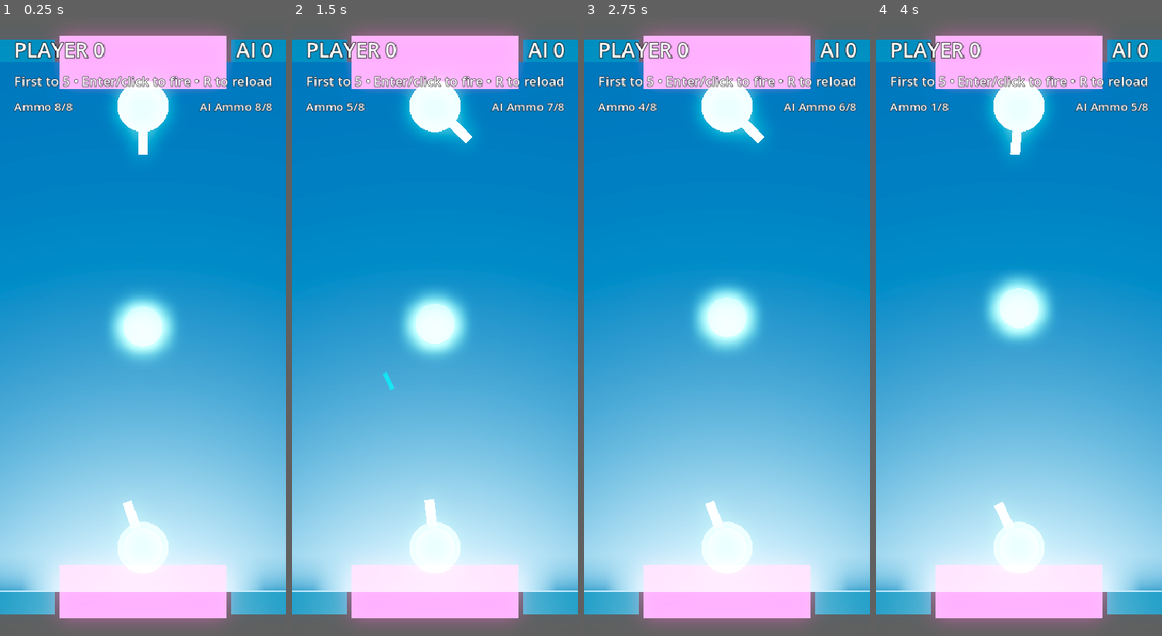
Above: before the commit, frames 1-4 (left to right).
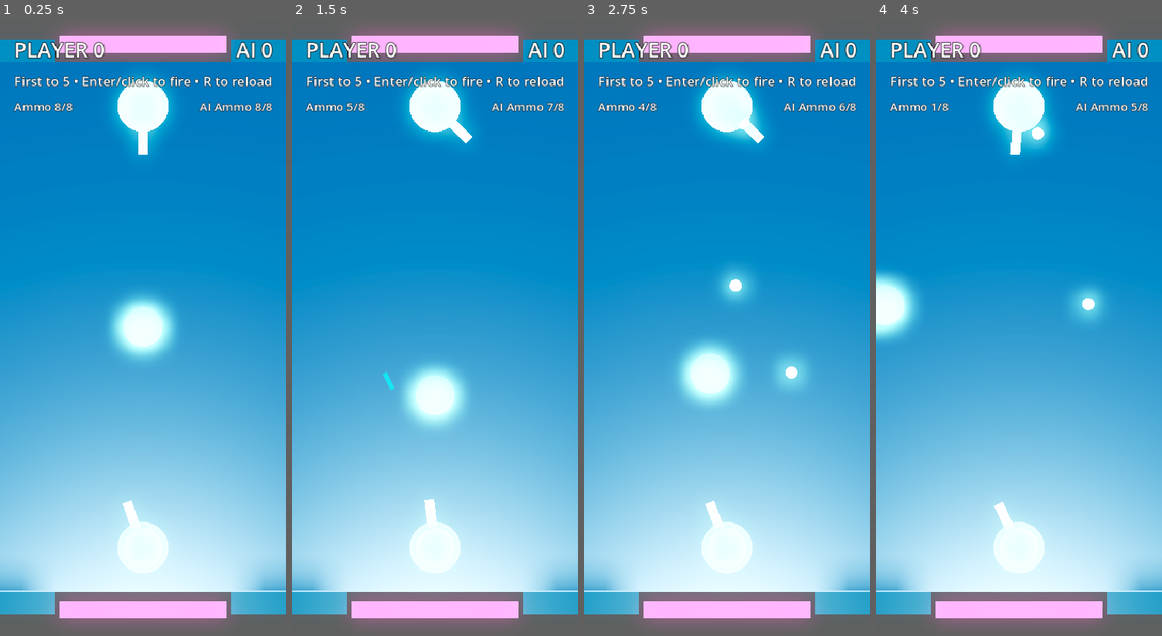
Above: after the commit, the same moments.

Repository: mchambers-mojang/sweet-vinegar-games
Game: Godot game, scene res://carom/scenes/carom_arena.tscn
Two runs of this game, one before a commit and one after it. Both use one fixed random seed, a clock stepped at 60 frames per second and the inputs below. This scene is started directly instead of the project's main scene.
Inputs (mouse positions are in pixels of both pictures, inside the frame that each line leads up to):
- Up to frame 1 (0.25 s): no input
- Up to frame 2 (1.5 s): tap Enter (ui_accept) at 0.5, 0.77, 1.25 s; move the mouse to (497, 296) at 0.52 s; hold Right (ui_right) 0.53-1.25 s; hold Shift 0.53-1.25 s; click (497, 296) at 0.67 s; drag from (377, 357) to (420, 450) at 1.27 s
- Up to frame 3 (2.75 s): tap Enter (ui_accept) at 2 s; move the mouse to (755, 191) at 2.02 s; hold Right (ui_right) from 2.03 s (still down); tap Ctrl at 2.1 s
- Up to frame 4 (4 s): release Right (ui_right) at 2.75 s; tap Enter (ui_accept) at 2.75, 3.5, 3.77 s; drag from (1004, 450) to (933, 234) at 2.77 s; move the mouse to (1104, 419) at 3.52 s; hold Left (ui_left) from 3.53 s (still down); tap R at 3.6 s

The runs differ from the first frame. In frame 1, 6.6% of the frame differs, in the area x 18-82%, y 5-95%; in frame 2, 10%; in frame 3, 11%; in frame 4, 11%.

Commit message:
fix: Move goal zones behind wall line so projectiles don't despawn early
Goal Area3Ds were extending into the playing field (z=0.6 on south
side), catching projectiles before they passed through the wall gap.
Moved them behind the walls and made them thinner (0.4 depth) so
only objects that actually go through the goal opening get detected.

Co-authored-by: Copilot <223556219+Copilot@users.noreply.github.com>

Diff:
--- a/carom/scenes/carom_arena.tscn
+++ b/carom/scenes/carom_arena.tscn
@@ -28,10 +28,10 @@
 size = Vector3(2.2, 1.5, 0.45)
 
 [sub_resource type="BoxShape3D" id="9"]
-size = Vector3(3.8, 1.6, 1.2)
+size = Vector3(3.8, 1.6, 0.4)
 
 [sub_resource type="BoxMesh" id="10"]
-size = Vector3(3.8, 1.6, 1.2)
+size = Vector3(3.8, 1.6, 0.4)
 
 [sub_resource type="StandardMaterial3D" id="11"]
 albedo_color = Color(0.03, 0.04, 0.08, 1)
@@ -179,7 +179,7 @@
 material_override = SubResource("12")
 
 [node name="SouthGoal" type="Area3D" parent="."]
-position = Vector3(0, 0.6, 0)
+position = Vector3(0, 0.6, -0.4)
 monitoring = true
 
 [node name="CollisionShape3D" type="CollisionShape3D" parent="SouthGoal"]
@@ -190,7 +190,7 @@
 material_override = SubResource("13")
 
 [node name="NorthGoal" type="Area3D" parent="."]
-position = Vector3(0, 0.6, 12)
+position = Vector3(0, 0.6, 12.4)
 monitoring = true
 
 [node name="CollisionShape3D" type="CollisionShape3D" parent="NorthGoal"]
